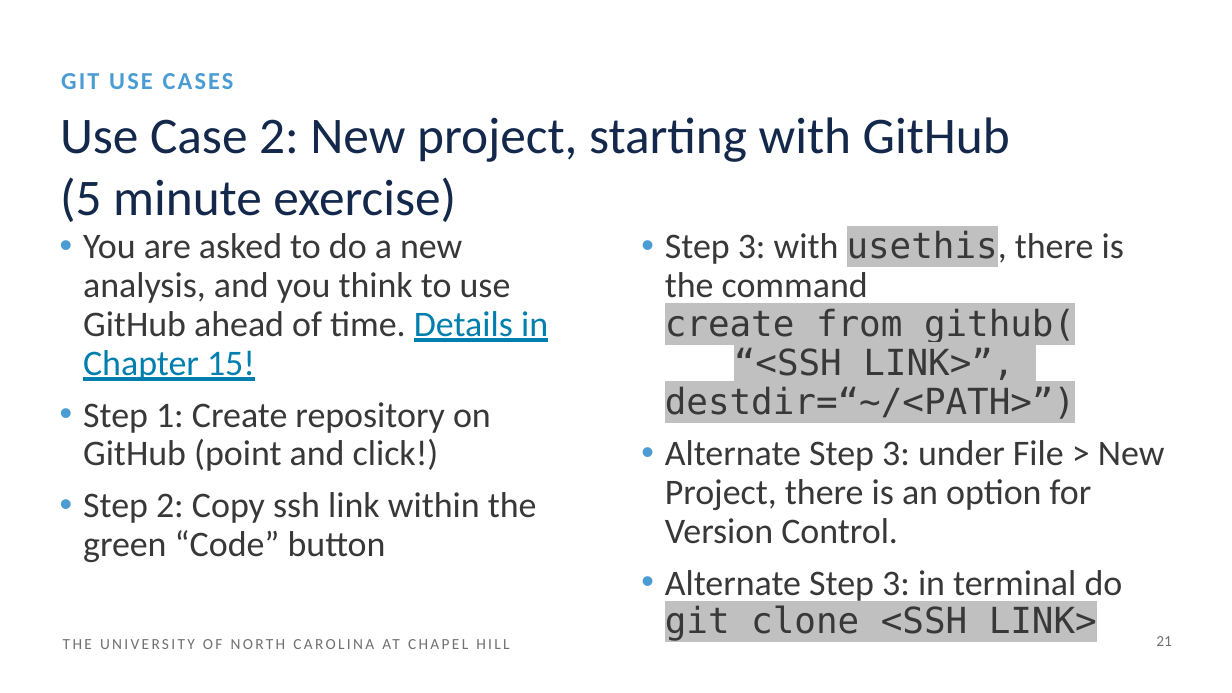
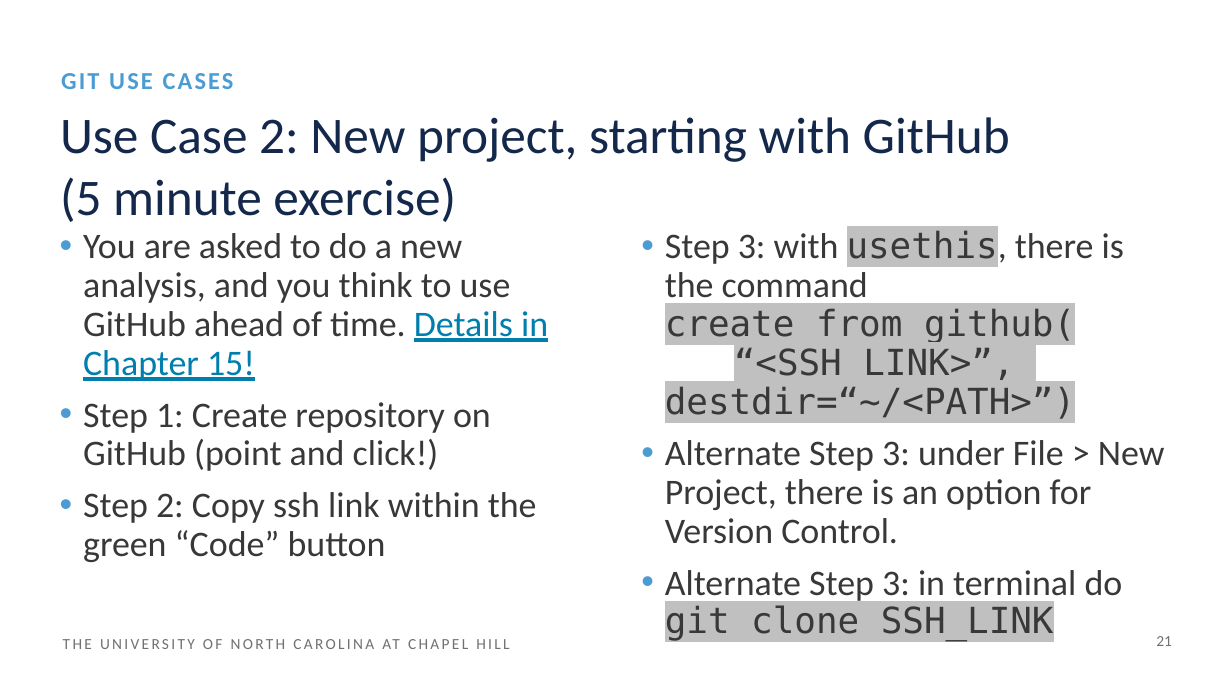
Before and after one commit to heatherhenderson/GitHub-for-Epidemiologists, a slide deck: slide 21 of GitHub for Epidemiologists.pptx. Drawn at 1232x693 pixels with LibreOffice and Linux fonts; fonts in the diff are those of the drawing. Boxes give left, top, right and bottom in pixels: in the first picture for what was removed or moved away, otherwise in the second. Text is boxed around its words. In the diff, an @@ line names an element or a change of style, - is before the commit and + after.

```diff
--- a/GitHub for Epidemiologists.pptx
+++ b/GitHub for Epidemiologists.pptx
@@ text at [665, 570, 1123, 642]: text changed @@
-• Alternate Step 3: in terminal do git clone <SSH LINK>
+• Alternate Step 3: in terminal do git clone SSH_LINK
```
Also in this commit, not shown: 4 other slides changed, 4 slides added, 1 other file.
